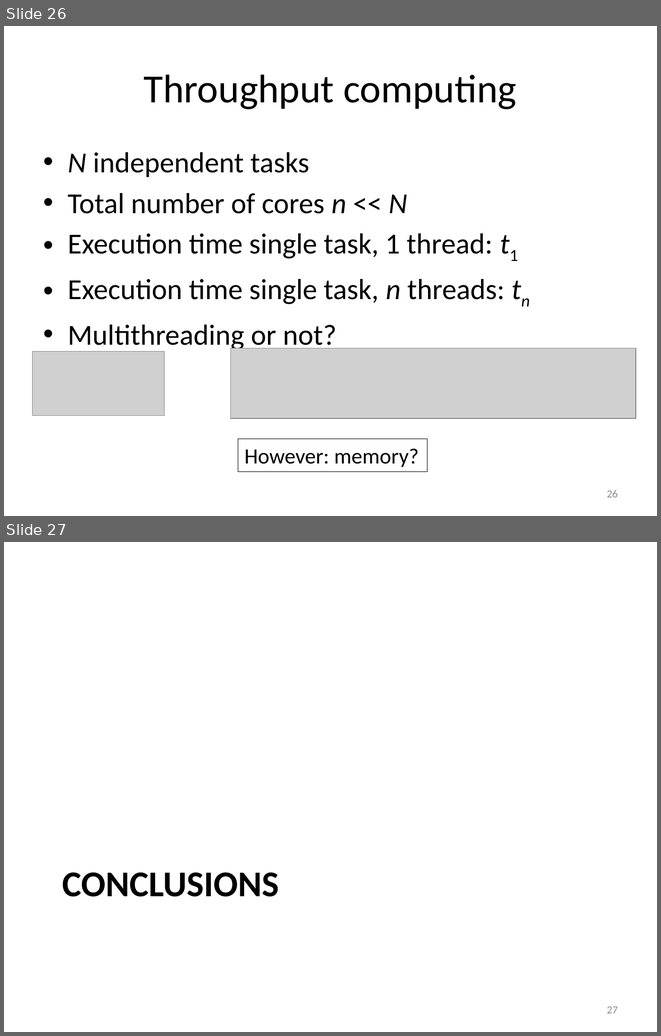
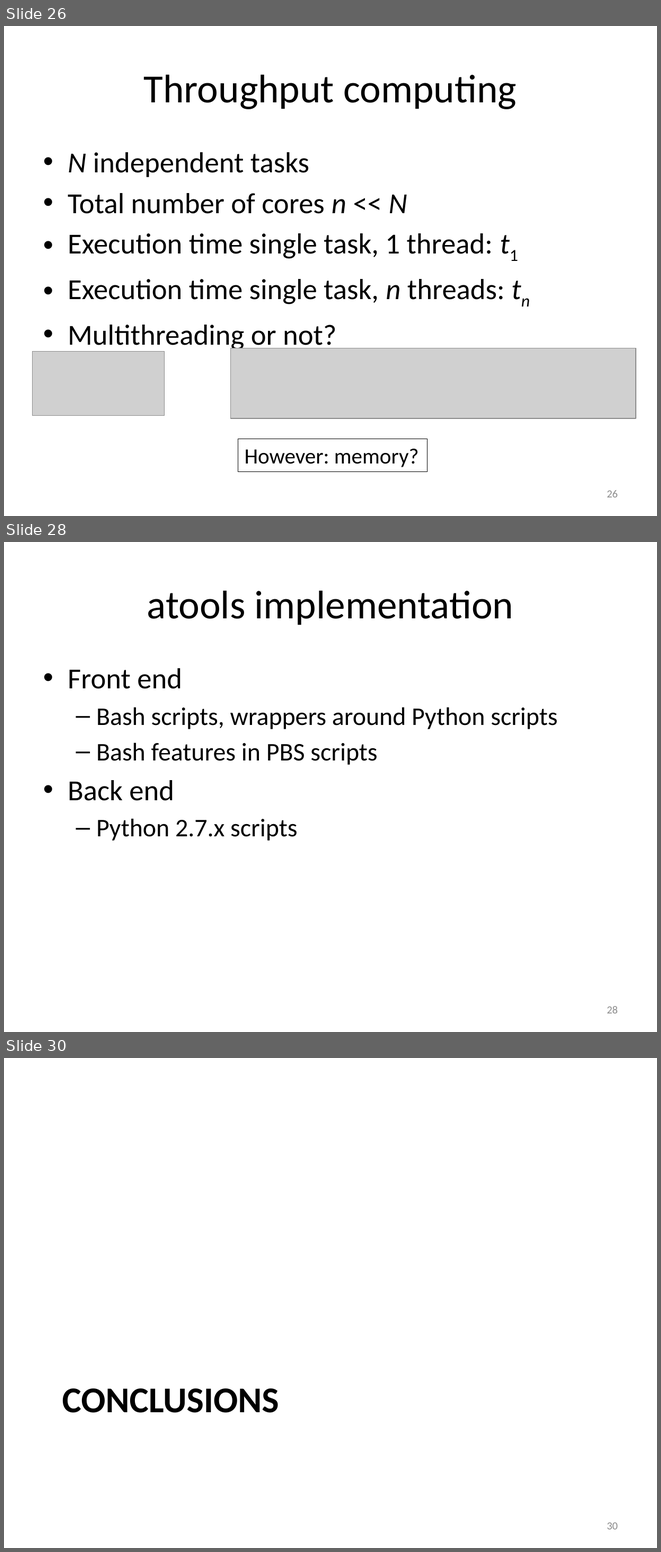
Before and after one commit to gjbex/atools, a slide deck: atools.pptx. Shown one above the other, each under a label of ours: slides 26 and 27 before the commit, slides 26, 28 and 30 after it; the slides between them are not shown. The pictures are 661x1036 and 661x1552 pixels, drawn with LibreOffice and Linux fonts; fonts in the diff are those of the drawing; grey boxes stand for pictures. Boxes give left, top, right and bottom in pixels: in the first picture for what was removed or moved away, otherwise in the second. Text is boxed around its words. In the diff, an @@ line names an element or a change of style, - is before the commit and + after.

Commit message:
Add implementation section

```diff
--- a/atools.pptx
+++ b/atools.pptx
@@ slide 28 added at [4, 542, 657, 1032], background #FFFFFF @@
@@ title added at [147, 590, 514, 625], 44 pt, text #000000 @@
+atools implementation
@@ text added at [68, 668, 557, 840], 28 pt, text #000000 @@
+• Front end
+  – Bash scripts, wrappers around Python scripts
+  – Bash features in PBS scripts
+• Back end
+  – Python 2.7.x scripts
@@ page number added at [607, 1006, 618, 1013], 12 pt, text #8C8C8C @@
+28
@@ what was slide 27 is now slide 30 @@
@@ page number at [607, 1522, 618, 1529]: text changed @@
-27
+30
```
Also in this commit, not shown: 2 other slides added.
